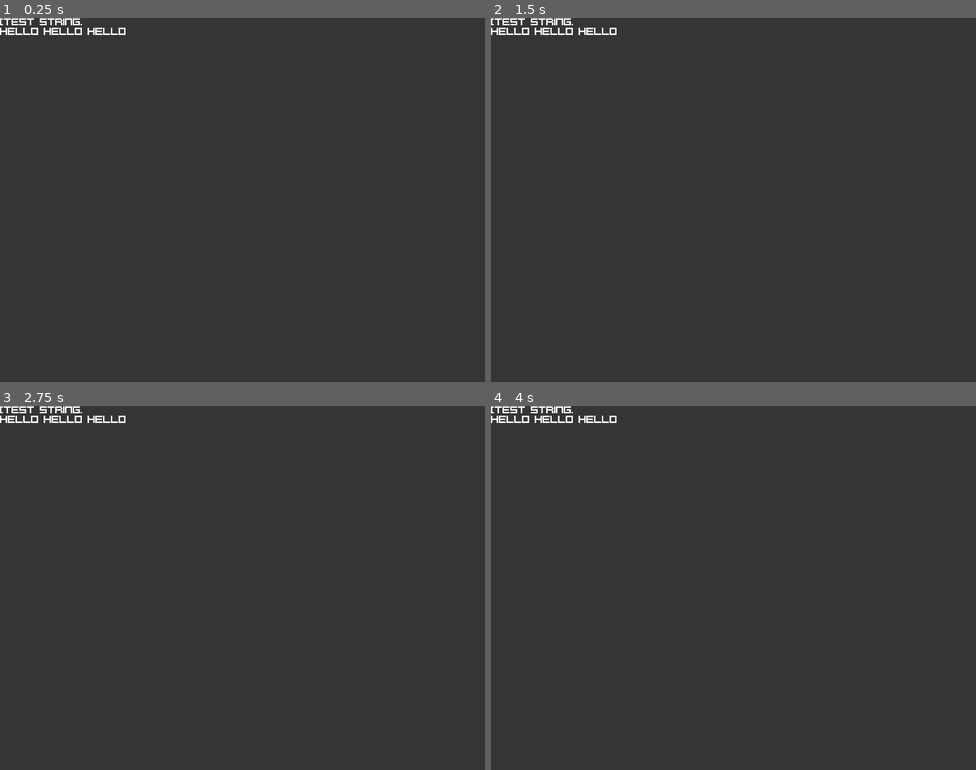
Above: before the commit, frames 1-4 (two rows, left to right).
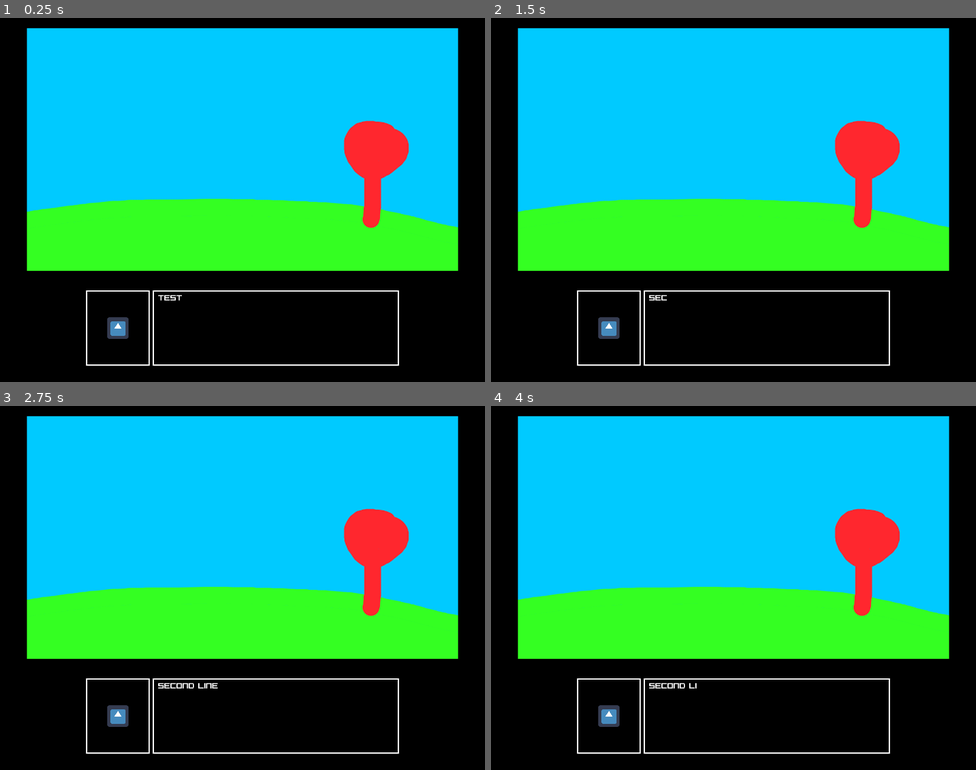
Above: after the commit, the same moments.

Repository: ElerosVecchio/hackucigame
Game: Godot game, scene res://Scenes/game scenes/test_scene.tscn
The game is run twice, just before and just after one commit, with the same random seed, the same clock (stepped at 60 frames per second) and the same inputs. Before the commit the project starts from res://Scenes/Menus/main_menu.tscn. The engine's default icon, where the game draws it, is replaced by a stand-in: a white triangle on a blue panel in a dark square.
Inputs (mouse positions are in pixels of both pictures, inside the frame that each line leads up to):
- Up to frame 1 (0.25 s): no input
- Up to frame 2 (1.5 s): click (864, 149) at 0.52 s; click (864, 149) at 1.27 s
- Up to frame 3 (2.75 s): click (373, 537) at 2.02 s
- Up to frame 4 (4 s): tap Enter at 2.75 s; tap Space at 3.5 s

The runs differ from the first frame. In frame 1, 100% of the frame differs, in the area x 0-100%, y 0-100%; in frame 2, 100%; in frame 3, 100%; in frame 4, 100%.

Commit message:
finished dialogue and made test scene

Diff:
--- a/Dialogue Lines/test.json
+++ b/Dialogue Lines/test.json
@@ -1,4 +1,4 @@
 {
-	"1" : { "face" : "default", "text" : "Test dialogue"}
-	"2" : { "face" : "default", "text" : "second line"}
+	"1" : { "text" : "Test dialogue"},
+	"2" : { "text" : "second line"}
 }
--- a/Font/pixelcap_bitmap.tres
+++ /dev/null
@@ -1,3 +0,0 @@
-[gd_resource type="BitmapFont" format=2]
-
-[resource]
--- a/Font/pixelcaps.tres
+++ b/Font/pixelcaps.tres
@@ -3,6 +3,5 @@
 [ext_resource path="res://Font/PixelCaps!.ttf" type="DynamicFontData" id=1]
 
 [resource]
-size = 21
 extra_spacing_top = 5
 font_data = ExtResource( 1 )
--- /dev/null
+++ b/Room Scripts/Test_Room.gd
@@ -0,0 +1,6 @@
+extends Node
+
+onready var dialogue_box = get_node("../DialogueBox/box/text_box")
+
+func _on_test_button_pressed():
+	dialogue_box.new_line("2")
--- a/Scenes/Dialogue/DialogueBox.gd
+++ b/Scenes/Dialogue/DialogueBox.gd
@@ -5,11 +5,11 @@
 func first_line(dialogue):
 	dialogue_store = dialogue
 	set_visible_characters(0)
-	set_bbcode(dialogue_store["1"])
+	set_bbcode(dialogue_store["1"]["text"])
 
 func new_line(line):
 	set_visible_characters(0)
-	set_bbcode(dialogue_store[line])
+	set_bbcode(dialogue_store[line]["text"])
 
 func _on_Timer_timeout():
-	pass # Replace with function body.
+	set_visible_characters(get_visible_characters()+1)
--- a/Scenes/Dialogue/DialogueBox.tscn
+++ b/Scenes/Dialogue/DialogueBox.tscn
@@ -1,14 +1,15 @@
-[gd_scene load_steps=4 format=2]
+[gd_scene load_steps=5 format=2]
 
 [ext_resource path="res://icon.png" type="Texture" id=1]
 [ext_resource path="res://Images/UI/dialogue_box.png" type="Texture" id=2]
 [ext_resource path="res://Scenes/Dialogue/DialogueBox.gd" type="Script" id=3]
+[ext_resource path="res://Font/pixelcaps.tres" type="DynamicFont" id=4]
 
 [node name="DialogueBox" type="Polygon2D"]
 color = Color( 0, 0, 0, 1 )
 polygon = PoolVector2Array( 240, 800, 1200, 800, 1200, 1040, 240, 1040 )
 
-[node name="TextureRect" type="TextureRect" parent="."]
+[node name="box" type="TextureRect" parent="."]
 margin_left = 240.0
 margin_top = 800.0
 margin_right = 1200.0
@@ -18,7 +19,7 @@
 "_edit_use_anchors_": false
 }
 
-[node name="TextureRect" type="TextureRect" parent="TextureRect"]
+[node name="TextureRect" type="TextureRect" parent="box"]
 margin_left = 30.0
 margin_top = 19.9999
 margin_right = 190.0
@@ -29,11 +30,12 @@
 "_edit_use_anchors_": false
 }
 
-[node name="RichTextLabel" type="RichTextLabel" parent="TextureRect"]
+[node name="text_box" type="RichTextLabel" parent="box"]
 margin_left = 230.0
 margin_top = 20.0
 margin_right = 930.0
 margin_bottom = 220.0
+custom_fonts/normal_font = ExtResource( 4 )
 bbcode_enabled = true
 scroll_active = false
 script = ExtResource( 3 )
@@ -44,4 +46,4 @@
 [node name="Timer" type="Timer" parent="."]
 wait_time = 0.05
 autostart = true
-[connection signal="timeout" from="Timer" to="TextureRect/RichTextLabel" method="_on_Timer_timeout"]
+[connection signal="timeout" from="Timer" to="box/text_box" method="_on_Timer_timeout"]
--- a/Scenes/Dialogue/DialogueHandler.gd
+++ b/Scenes/Dialogue/DialogueHandler.gd
@@ -1,15 +1,16 @@
 extends Node
 
 export (String, FILE, "*.json") var dialogue_path
+onready var dialogue_box = get_node("../DialogueBox/box/text_box")
 
 func _ready():
-	var dialogue = load_from_json(dialogue_path)
+	var dialogue = load_from_json()
+	dialogue_box.first_line(dialogue)
 
-func load_from_json(dialogue_path):
+func load_from_json():
 	var file = File.new()
 	assert(file.file_exists(dialogue_path))
 	file.open(dialogue_path, file.READ)
 	var dialogue = parse_json(file.get_as_text())
-	assert(dialogue.size() > 0)
 	file.close()
 	return dialogue
--- /dev/null
+++ b/Scenes/game scenes/test_scene.tscn
@@ -0,0 +1,42 @@
+[gd_scene load_steps=5 format=2]
+
+[ext_resource path="res://Scenes/Dialogue/DialogueBox.tscn" type="PackedScene" id=1]
+[ext_resource path="res://Scenes/Dialogue/DialogueHandler.gd" type="Script" id=2]
+[ext_resource path="res://Images/locations/test.png" type="Texture" id=3]
+[ext_resource path="res://Room Scripts/Test_Room.gd" type="Script" id=4]
+
+[node name="Control" type="Control"]
+anchor_right = 1.0
+anchor_bottom = 1.0
+__meta__ = {
+"_edit_use_anchors_": false
+}
+
+[node name="DialogueBox" parent="." instance=ExtResource( 1 )]
+
+[node name="DialogueHandler" type="Node" parent="."]
+script = ExtResource( 2 )
+dialogue_path = "res://Dialogue Lines/test.json"
+
+[node name="Background" type="TextureRect" parent="."]
+margin_left = 80.0
+margin_top = 30.0
+margin_right = 1360.0
+margin_bottom = 750.0
+texture = ExtResource( 3 )
+__meta__ = {
+"_edit_use_anchors_": false
+}
+
+[node name="test button" type="TextureButton" parent="Background"]
+margin_left = 940.0
+margin_top = 280.0
+margin_right = 1130.0
+margin_bottom = 440.0
+__meta__ = {
+"_edit_use_anchors_": false
+}
+
+[node name="Test_Room" type="Node" parent="."]
+script = ExtResource( 4 )
+[connection signal="pressed" from="Background/test button" to="Test_Room" method="_on_test_button_pressed"]
--- a/project.godot
+++ b/project.godot
@@ -16,7 +16,7 @@
 [application]
 
 config/name="teachsustainability"
-run/main_scene="res://Scenes/Menus/main_menu.tscn"
+run/main_scene="res://Scenes/game scenes/test_scene.tscn"
 boot_splash/bg_color=Color( 0, 0, 0, 1 )
 config/icon="res://icon.png"
 
@@ -29,5 +29,5 @@
 
 [rendering]
 
-environment/default_clear_color=Color( 0.211765, 0.211765, 0.211765, 1 )
+environment/default_clear_color=Color( 0, 0, 0, 1 )
 environment/default_environment="res://default_env.tres"
Binary file added: Images/locations/test.png
Not shown, added: Images/locations/test.png.import
